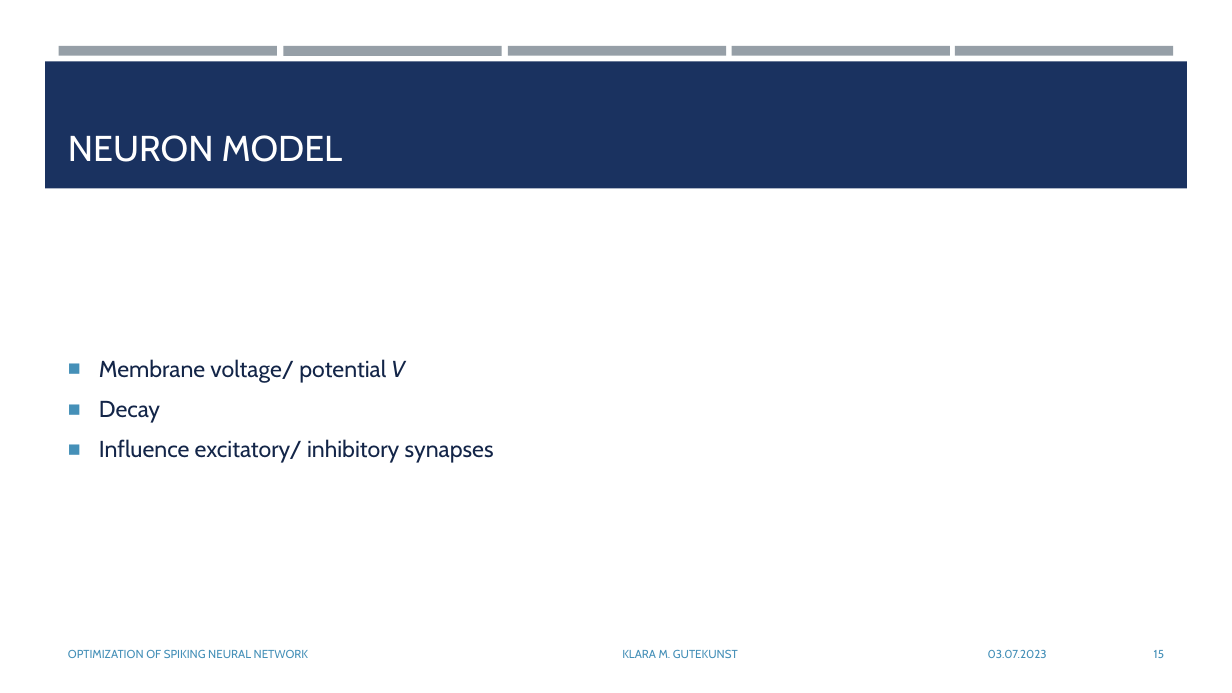
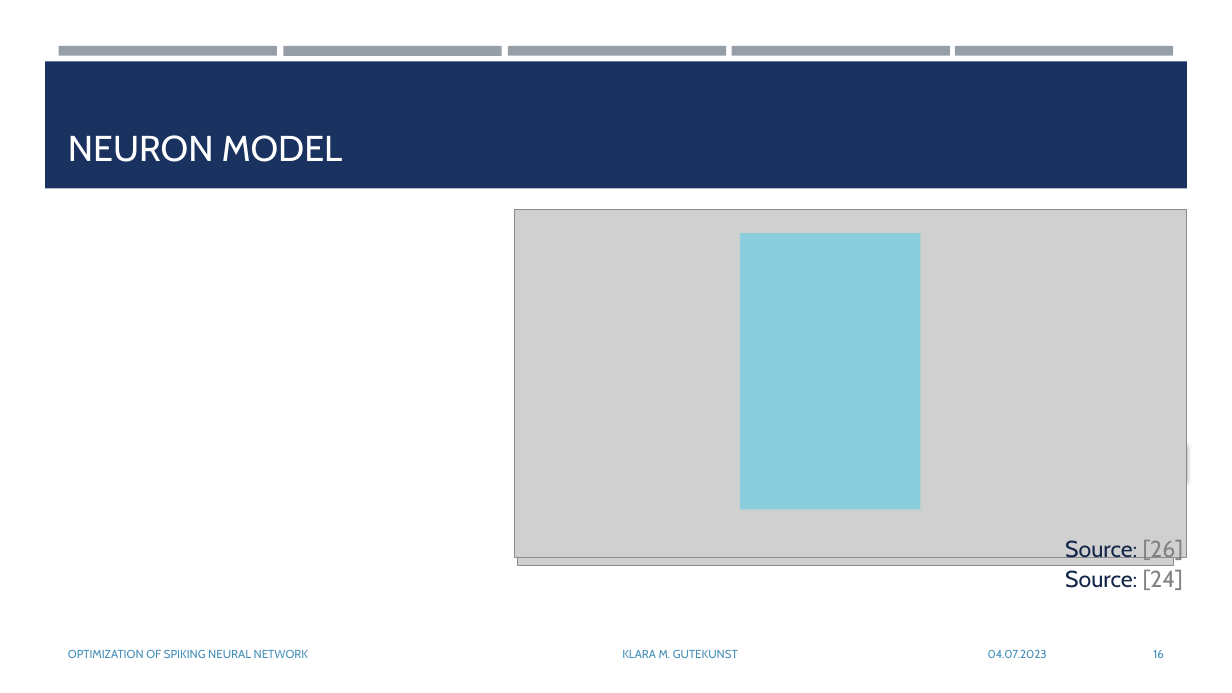
Before and after one commit to KlaraGtknst/bachelor-seminar-kde, a slide deck: slide 16 of Gutekunst_Seminar_KDE.pptx (slide 15 before the commit). Drawn at 1232x693 pixels with LibreOffice and Linux fonts; fonts in the diff are those of the drawing; grey boxes stand for pictures. Boxes give left, top, right and bottom in pixels: in the first picture for what was removed or moved away, otherwise in the second. Text is boxed around its words. In the diff, an @@ line names an element or a change of style, - is before the commit and + after.

```diff
--- a/Gutekunst_Seminar_KDE.pptx
+++ b/Gutekunst_Seminar_KDE.pptx
@@ picture added at bbox=[515, 210, 1187, 557] @@
@@ rectangle added at bbox=[740, 233, 921, 509], fill #45CBE8 at 50% opacity @@
@@ picture added at bbox=[518, 298, 1174, 566] @@
@@ text removed at bbox=[99, 359, 494, 463] @@
-■ Membrane voltage/ potential V
-■ Decay
-■ Influence excitatory/ inhibitory synapses
@@ picture added at bbox=[723, 443, 1035, 480] @@
@@ picture added at bbox=[824, 442, 1187, 479] @@
@@ picture added at bbox=[853, 443, 1132, 480] @@
@@ text added at bbox=[1065, 569, 1183, 590], 18 pt, text #142648 @@
+Source: [24]
@@ text added at bbox=[1065, 540, 1183, 563], 18 pt, text #142648 @@
+Source: [26]
@@ text at bbox=[988, 650, 1047, 658]: text changed @@
-03.07.2023
+04.07.2023
@@ page number at bbox=[1153, 650, 1164, 658]: text changed @@
-15
+16
```
Also in this commit, not shown: 17 other slides changed, 2 slides added, 1 slide removed, 1 other file.
